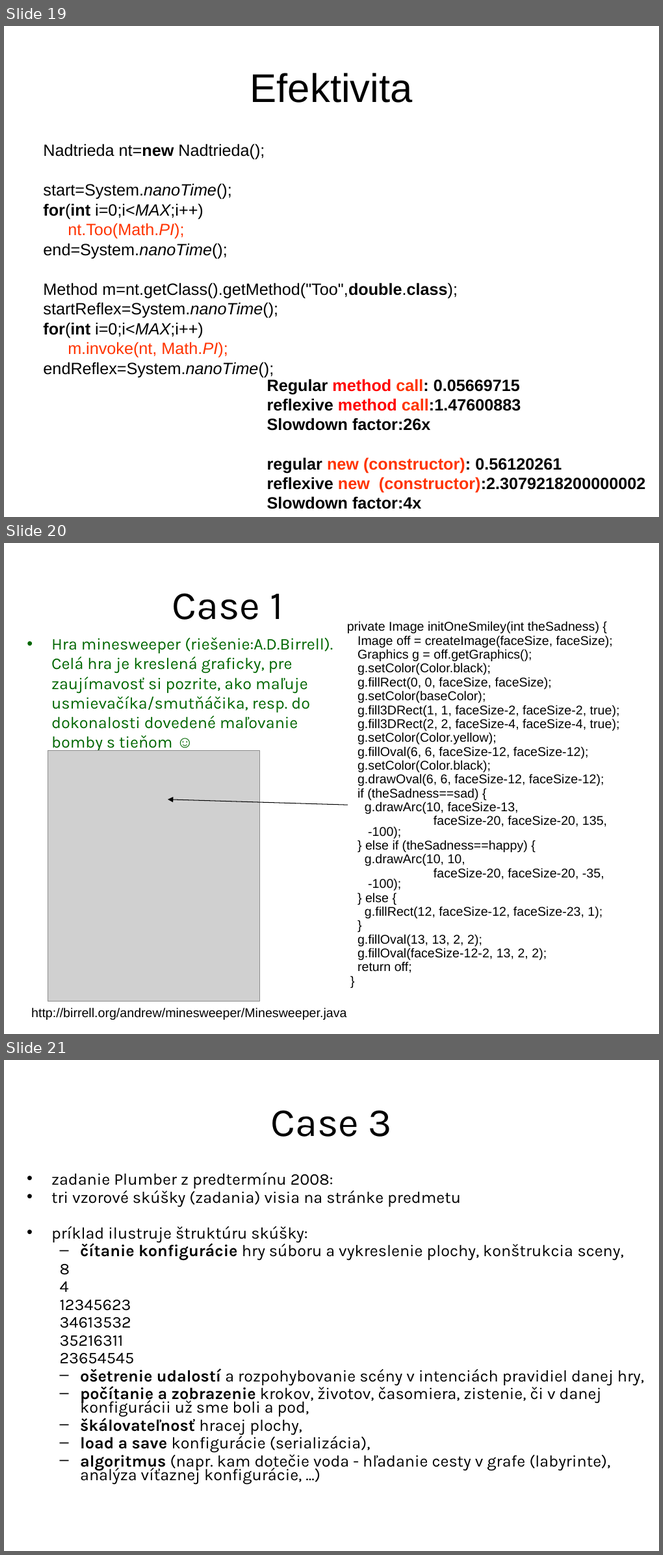
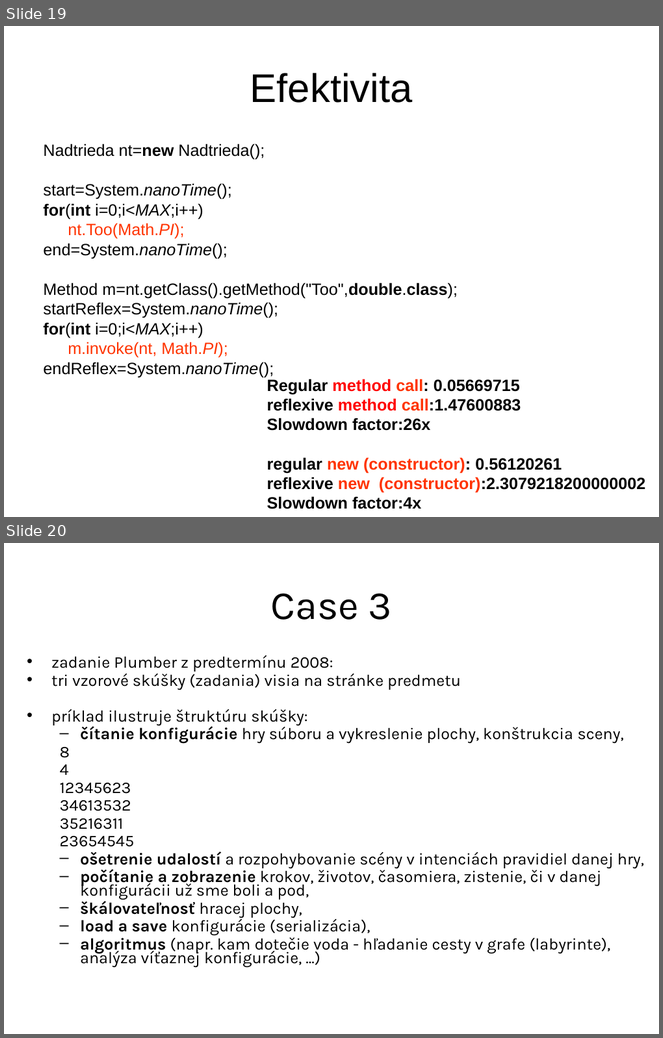
Before and after one commit to Programovanie4/Prednasky, a slide deck: 13/13_java.ppt. Shown one above the other, each under a label of ours: slides 19, 20 and 21 before the commit, slides 19 and 20 after it. The pictures are 663x1555 and 663x1038 pixels, drawn with LibreOffice and Linux fonts; fonts in the diff are those of the drawing; grey boxes stand for pictures. Boxes give left, top, right and bottom in pixels: in the first picture for what was removed or moved away, otherwise in the second. Text is boxed around its words. In the diff, an @@ line names an element or a change of style, - is before the commit and + after.

```diff
--- a/13/13_java.ppt
+++ b/13/13_java.ppt
@@ slide 20 removed at bbox=[4, 543, 659, 1034], background #FFFFFF @@
@@ title removed at bbox=[172, 593, 283, 620] @@
-Case 1
@@ text removed at bbox=[51, 637, 333, 752] @@
-• Hra minesweeper (riešenie:A.D.Birrell). Celá hra je kreslená graficky, pre zaujímavosť si pozrite, ako maľuje usmievačíka/smutňáčika, resp. do dokonalosti dovedené maľovanie bomby s tieňom ☺
@@ text removed at bbox=[347, 621, 620, 973] @@
-private Image initOneSmiley(int theSadness) {
-Image off = createImage(faceSize, faceSize);
-Graphics g = off.getGraphics();
-g.setColor(Color.black);
-g.fillRect(0, 0, faceSize, faceSize);
-g.setColor(baseColor);
-g.fill3DRect(1, 1, faceSize-2, faceSize-2, true);
-g.fill3DRect(2, 2, faceSize-4, faceSize-4, true);
-g.setColor(Color.yellow);
-g.fillOval(6, 6, faceSize-12, faceSize-12);
-g.setColor(Color.black);
-g.drawOval(6, 6, faceSize-12, faceSize-12);
-if (theSadness==sad) {
-g.drawArc(10, faceSize-13,
-faceSize-20, faceSize-20, 135, -100);
-} else if (theSadness==happy) {
-g.drawArc(10, 10,
-faceSize-20, faceSize-20, -35, -100);
-} else {
-g.fillRect(12, faceSize-12, faceSize-23, 1);
-}
-g.fillOval(13, 13, 2, 2);
-g.fillOval(faceSize-12-2, 13, 2, 2);
-return off;
-}
@@ picture removed at bbox=[48, 751, 260, 1002] @@
@@ arrow removed from (348, 805) to (168, 800) @@
@@ text removed at bbox=[31, 1008, 347, 1020] @@
-http://birrell.org/andrew/minesweeper/Minesweeper.java
@@ what was slide 21 is now slide 20 @@
```
Also in this commit, not shown: 1 slide changed, 1 slide added, 1 other slide removed, 5 other files.
